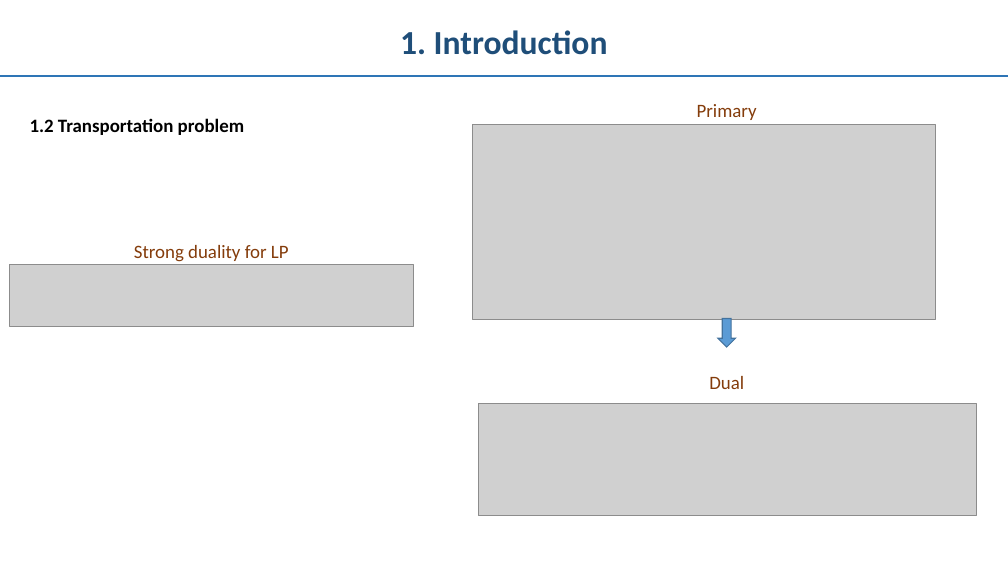
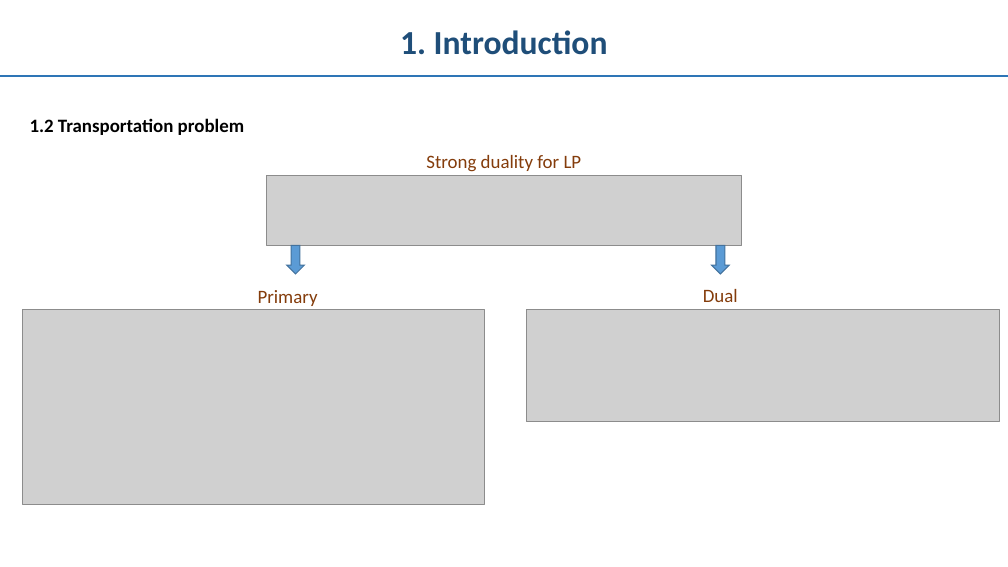
Before and after one commit to emliang/Wasserstein-Distance, a slide deck: slide 6 of W-distance.pptx. Drawn at 1008x567 pixels with LibreOffice and Linux fonts; fonts in the diff are those of the drawing; grey boxes stand for pictures. Boxes give left, top, right and bottom in pixels: in the first picture for what was removed or moved away, otherwise in the second. Text is boxed around its words. In the diff, an @@ line names an element or a change of style, - is before the commit and + after.

```diff
--- a/W-distance.pptx
+++ b/W-distance.pptx
@@ text "Strong duality for LP": place and size @@
-text "Strong duality for LP" at box(134, 245, 289, 262)
+text "Strong duality for LP" at box(426, 155, 582, 172)
@@ picture added at box(266, 175, 742, 246) @@
@@ picture removed at box(9, 265, 414, 326) @@
@@ down arrow added at box(287, 246, 304, 274), fill #5B9BD5, outline #43739E 1 pt @@
@@ down arrow: place and size @@
-down arrow at box(718, 318, 736, 347)
+down arrow at box(712, 246, 729, 274)
@@ text "Primary": place and size @@
-text "Primary" at box(697, 104, 757, 120)
+text "Primary" at box(258, 290, 318, 306)
@@ text "Dual": place and size @@
-text "Dual" at box(709, 376, 744, 389)
+text "Dual" at box(703, 289, 738, 302)
@@ picture: place and size @@
-picture at box(473, 124, 935, 319)
+picture at box(22, 309, 485, 504)
@@ picture: place and size @@
-picture at box(479, 403, 976, 516)
+picture at box(526, 309, 1000, 422)
```
Also in this commit, not shown: 2 other slides changed.
